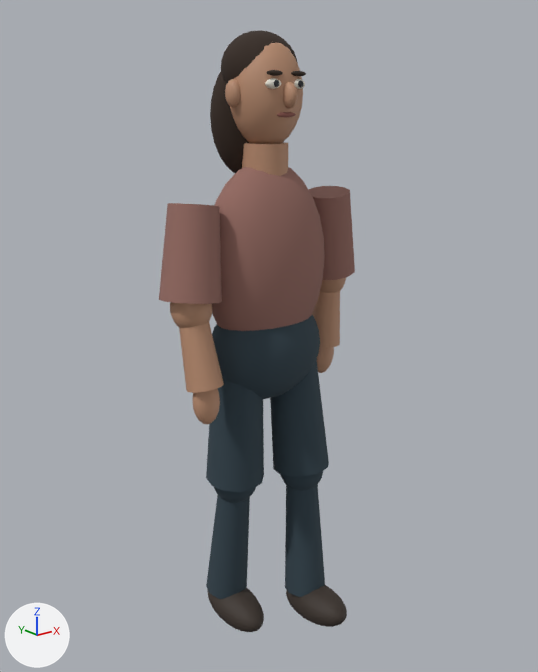
The glTF model dist/models/human-female.glb: old version first, new version second.
The view is the same before and after, from a 50 mm lens placed at (-1.32, -1.666, 1.656), pointed at (0.014, 0.001, 0.989). The axes (+X, +Y, +Z) are drawn at lower left. The lights are the same throughout. The first picture is the older version. Where no turn or scale is listed for an object, it has been applied to the vertices.

Objects in the first picture: 'calf_l', 'calf_r', 'forearm_l', 'head', 'hips', 'long_hair', 'shoe_l', 'shoe_r', 'sleeve_l', 'sleeve_r', 'thigh_l', 'thigh_r', 'torso' and 16 more.
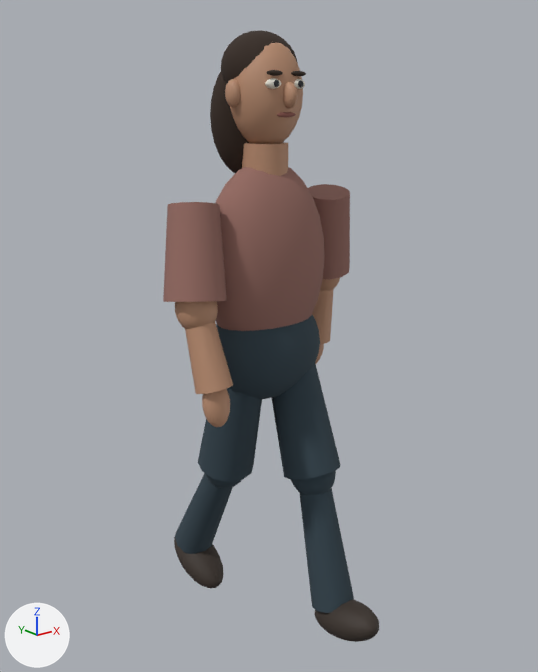
ob_arm_l is not drawn itself; it is the parent of ob_sleeve_l, ob_elbow_l, ob_forearm_l, ob_hand_l.
ob_leg_l is not drawn itself; it is the parent of ob_thigh_l, ob_knee_l, ob_calf_l, ob_shoe_l.
ob_arm_r is not drawn itself; it is the parent of ob_sleeve_r, ob_elbow_r, ob_forearm_r, ob_hand_r.
ob_leg_r is not drawn itself; it is the parent of ob_thigh_r, ob_knee_r, ob_calf_r, ob_shoe_r.

Pixel boxes (x1, y1, x2, y2) of what changed, in the pictures (538 x 672 px):
'calf_r', moved, turned: before (285, 484, 325, 597); after (299, 488, 354, 613)
'sleeve_l', turned: before (159, 203, 222, 304); after (163, 202, 227, 302)
'calf_l', moved, turned: before (206, 495, 250, 599); after (175, 473, 233, 554)
'thigh_l', moved, turned: before (206, 379, 264, 492); after (198, 388, 262, 482)
'thigh_r', moved, turned: before (270, 359, 329, 476); after (272, 363, 340, 479)
'sleeve_r', turned: before (309, 186, 355, 280); after (308, 184, 350, 279)
'shoe_r', moved, turned: before (286, 585, 347, 627); after (315, 599, 379, 642)
'shoe_l', moved, turned: before (207, 587, 264, 632); after (174, 531, 224, 588)
'forearm_l', turned: before (179, 322, 224, 393); after (185, 322, 233, 394)
'forearm_r', turned: before (312, 291, 340, 347); after (312, 289, 334, 344)
'hand_l', turned: before (192, 389, 220, 424); after (202, 389, 230, 427)
'elbow_l', turned: before (170, 302, 212, 328); after (175, 301, 218, 329)
'knee_r', moved, turned: before (280, 471, 323, 490); after (291, 470, 336, 495)
'knee_l', moved, turned: before (214, 487, 256, 503); after (205, 474, 241, 488)
'hand_r', turned (mostly hidden afterwards): before (317, 347, 334, 373); after (315, 343, 324, 364)
'elbow_r', turned: before (320, 278, 346, 293); after (320, 278, 340, 291)

What changed in the scene script:
```text
Change ob_arm_l:
    ob_arm_l.rotation_euler: (-0.0992, 0.0, 0.0) -> (-0.192, 0.0, 0.0)  # degrees (-5.7, 0, 0) -> degrees (-11, 0, 0)
Change ob_leg_l:
    ob_leg_l.location: (-0.102, 0.0, 0.94) -> (-0.085, 0.0, 0.94)
    ob_leg_l.rotation_euler: (0.0992, 0.0, 0.0) -> (0.289, 0.0, 0.0)  # degrees (5.7, 0, 0) -> degrees (17, 0, 0)
Change ob_calf_l:
    ob_calf_l.parent: ob_leg_l -> ob_shin_l
    ob_calf_l.location: (0.0, -0.0075, -0.605) -> (0.0, 0.0075, -0.215)
Change ob_shoe_l:
    ob_shoe_l.parent: ob_leg_l -> ob_shin_l
    ob_shoe_l.location: (0.0, -0.05, -0.86) -> (0.0, -0.035, -0.47)
Change ob_arm_r:
    ob_arm_r.rotation_euler: (0.0992, 0.0, 0.0) -> (0.192, 0.0, 0.0)  # degrees (5.7, 0, 0) -> degrees (11, 0, 0)
Change ob_leg_r:
    ob_leg_r.location: (0.102, 0.0, 0.94) -> (0.085, 0.0, 0.94)
    ob_leg_r.rotation_euler: (-0.0992, 0.0, 0.0) -> (-0.289, 0.0, 0.0)  # degrees (-5.7, 0, 0) -> degrees (-17, 0, 0)
Add ob_shin_l:
    ob_shin_l = bpy.data.objects.new('shin_l', None)
    ob_shin_l.parent = ob_leg_l
    ob_shin_l.location = (0.0, -0.015, -0.39)
    ob_shin_l.rotation_euler = (0.175, 0.0, 0.0)  # degrees (10, 0, 0)
```
